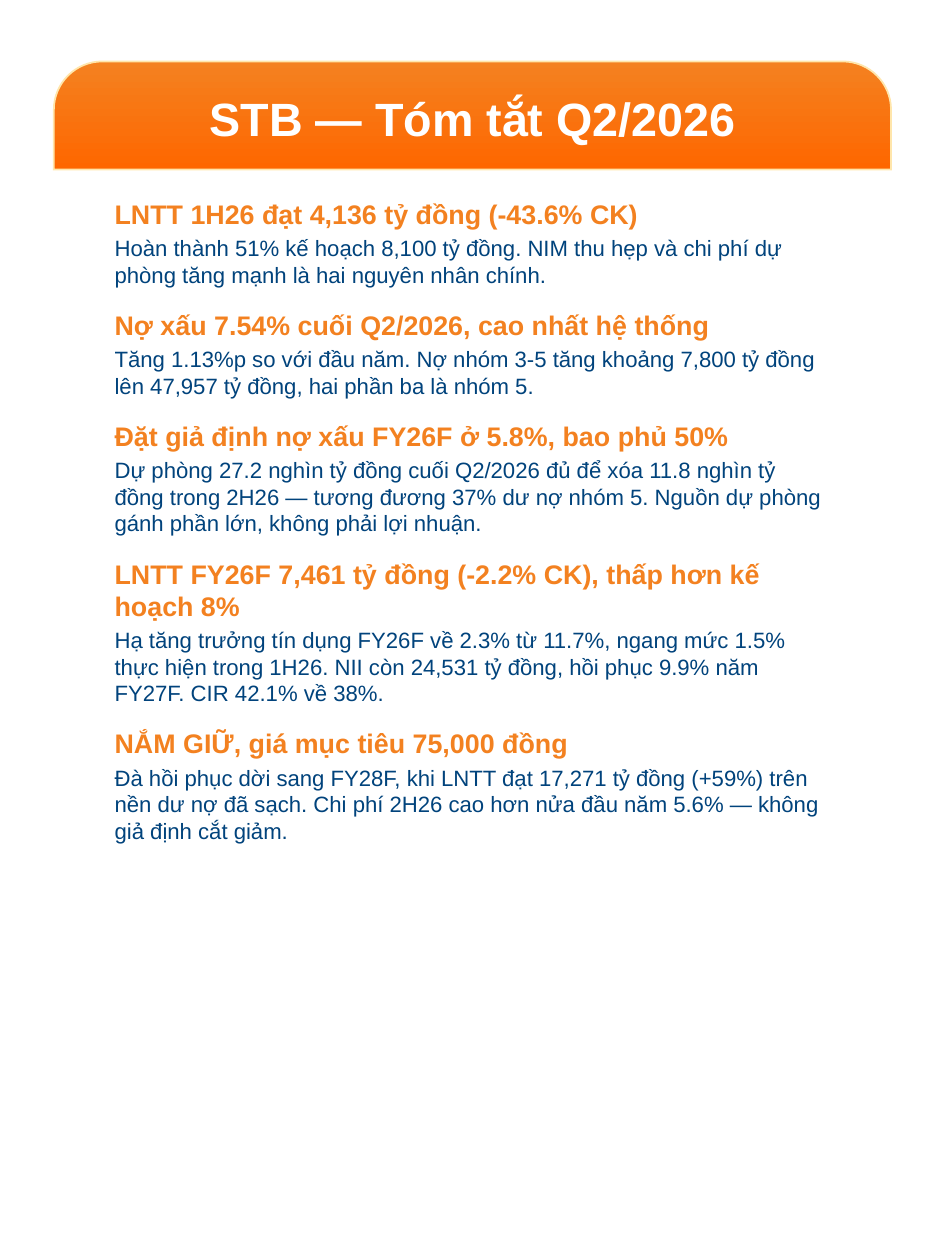
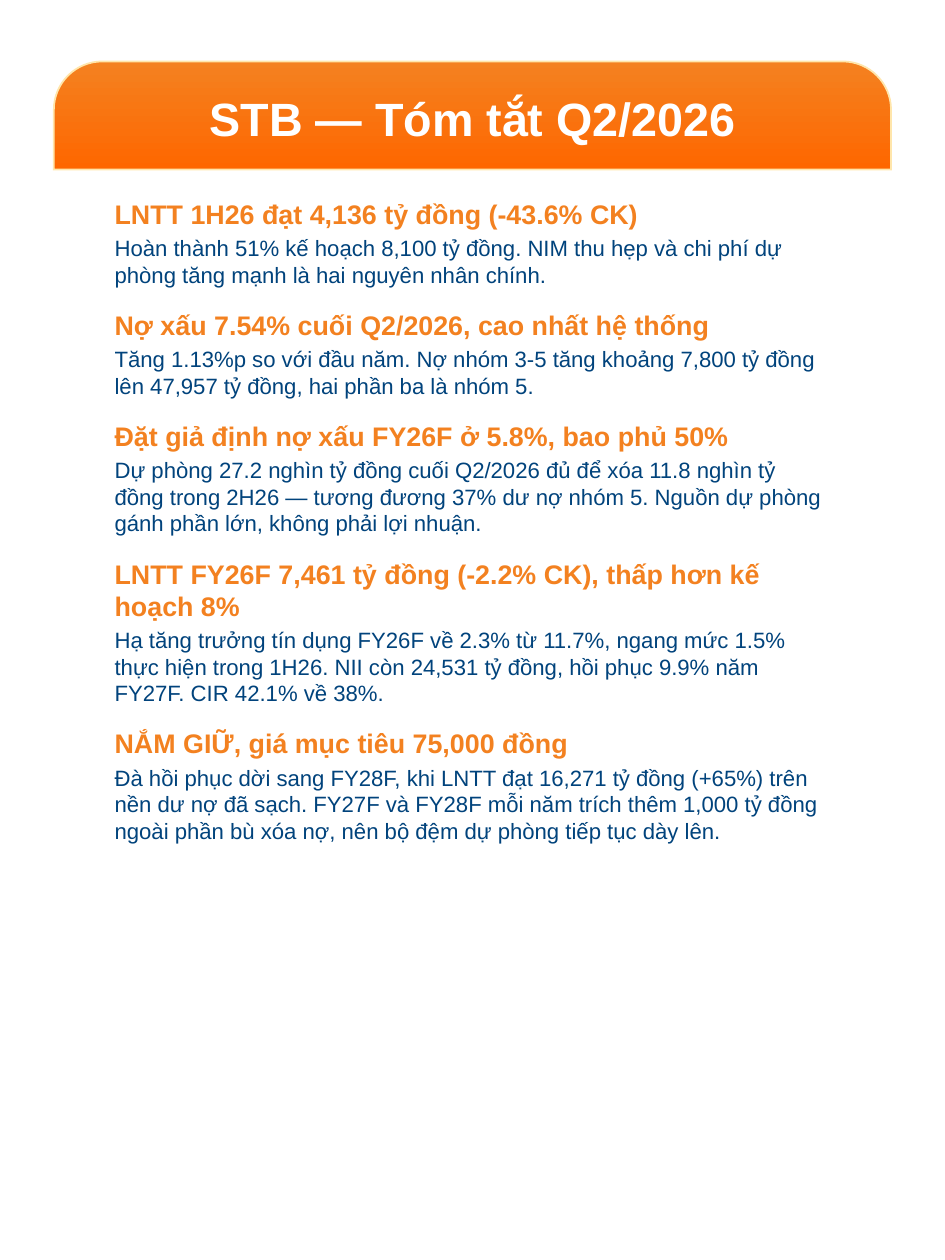
Before and after one commit to datquanton/verbose-guide, a slide deck: slide 7 of MASVN_Mobile_Report_STB_FPT_2Q26_EN_VN.pptx. Drawn at 945x1260 pixels with LibreOffice and Linux fonts; fonts in the diff are those of the drawing; background and template pictures are left out. Boxes give left, top, right and bottom in pixels: in the first picture for what was removed or moved away, otherwise in the second. Text is boxed around its words. In the diff, an @@ line names an element or a change of style, - is before the commit and + after.

```diff
--- a/MASVN_Mobile_Report_STB_FPT_2Q26_EN_VN.pptx
+++ b/MASVN_Mobile_Report_STB_FPT_2Q26_EN_VN.pptx
@@ text at box(115, 769, 817, 844): text changed @@
-Đà hồi phục dời sang FY28F, khi LNTT đạt 17,271 tỷ đồng (+59%) trên nền dư nợ đã sạch. Chi phí 2H26 cao hơn nửa đầu năm 5.6% — không giả định cắt giảm.
+Đà hồi phục dời sang FY28F, khi LNTT đạt 16,271 tỷ đồng (+65%) trên nền dư nợ đã sạch. FY27F và FY28F mỗi năm trích thêm 1,000 tỷ đồng ngoài phần bù xóa nợ, nên bộ đệm dự phòng tiếp tục dày lên.
```
Also in this commit, not shown: 7 other slides changed, 14 other files.
